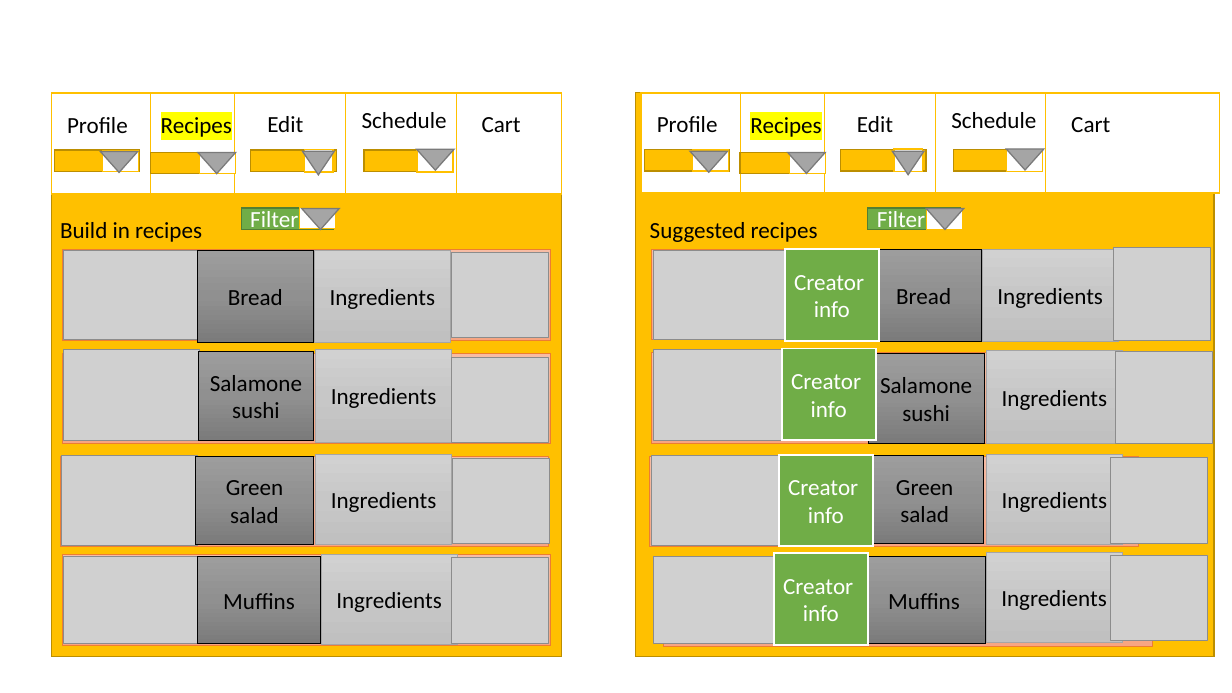
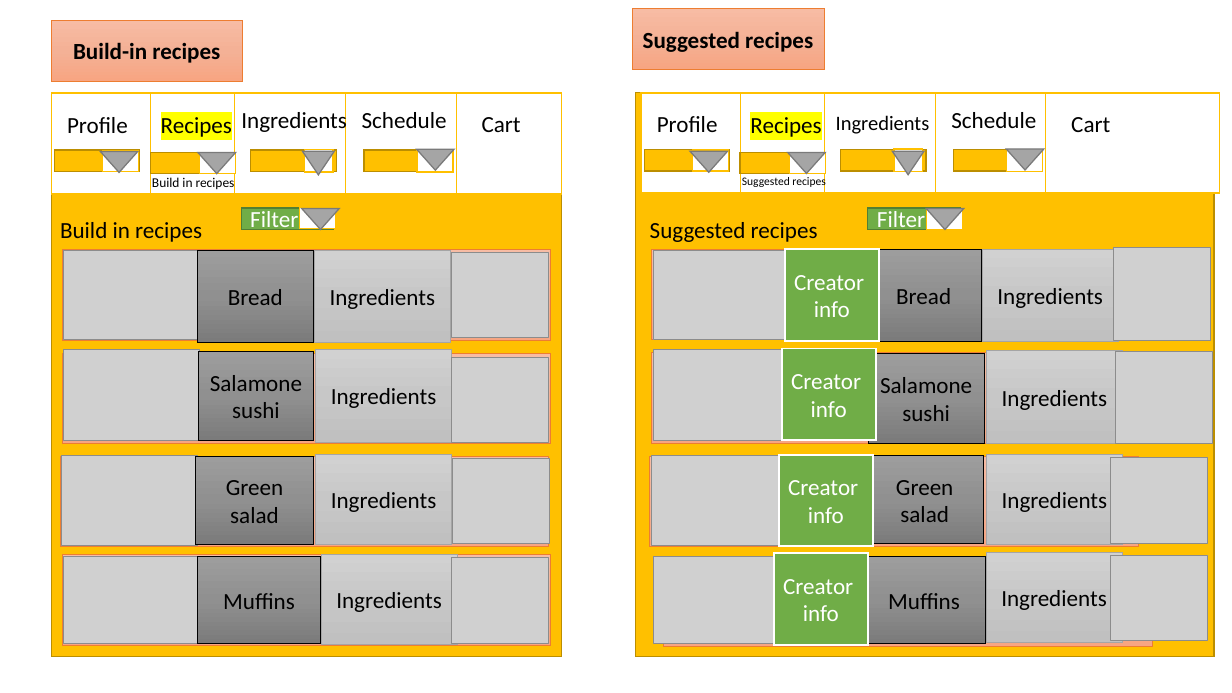
Before and after one commit to Meals-scheduler/Meals_Scheduler, a slide deck: slide 3 of Use case. user interface and more.pptx. Drawn at 1232x693 pixels with LibreOffice and Linux fonts; fonts in the diff are those of the drawing; grey boxes stand for pictures. Boxes give left, top, right and bottom in pixels: in the first picture for what was removed or moved away, otherwise in the second. Text is boxed around its words. In the diff, an @@ line names an element or a change of style, - is before the commit and + after.

```diff
--- a/Use case. user interface and more.pptx
+++ b/Use case. user interface and more.pptx
@@ rectangle added at <box>51,20,243,81</box>, fill gradient #F7BDA5 to #F5B196 to #F8A582, outline #ED7D31 0.5 pt, 18 pt, text #000000, bold @@
+Build-in recipes
@@ rectangle added at <box>632,8,824,69</box>, fill gradient #F7BDA5 to #F5B196 to #F8A582, outline #ED7D31 0.5 pt, 18 pt, text #000000, bold @@
+Suggested recipes
@@ text at <box>241,109,347,135</box>: text changed @@
-Edit
+Ingredients
@@ text at <box>836,115,930,134</box>: text changed; size 18 to 16 pt @@
-Edit
+Ingredients
@@ text added at <box>152,176,235,191</box>, 10.5 pt, text #000000 @@
+Build in recipes
@@ text added at <box>742,176,826,189</box>, 9 pt, text #000000 @@
+Suggested recipes
```
Also in this commit, not shown: 3 other slides changed, 8 slides added, 1 other file.
